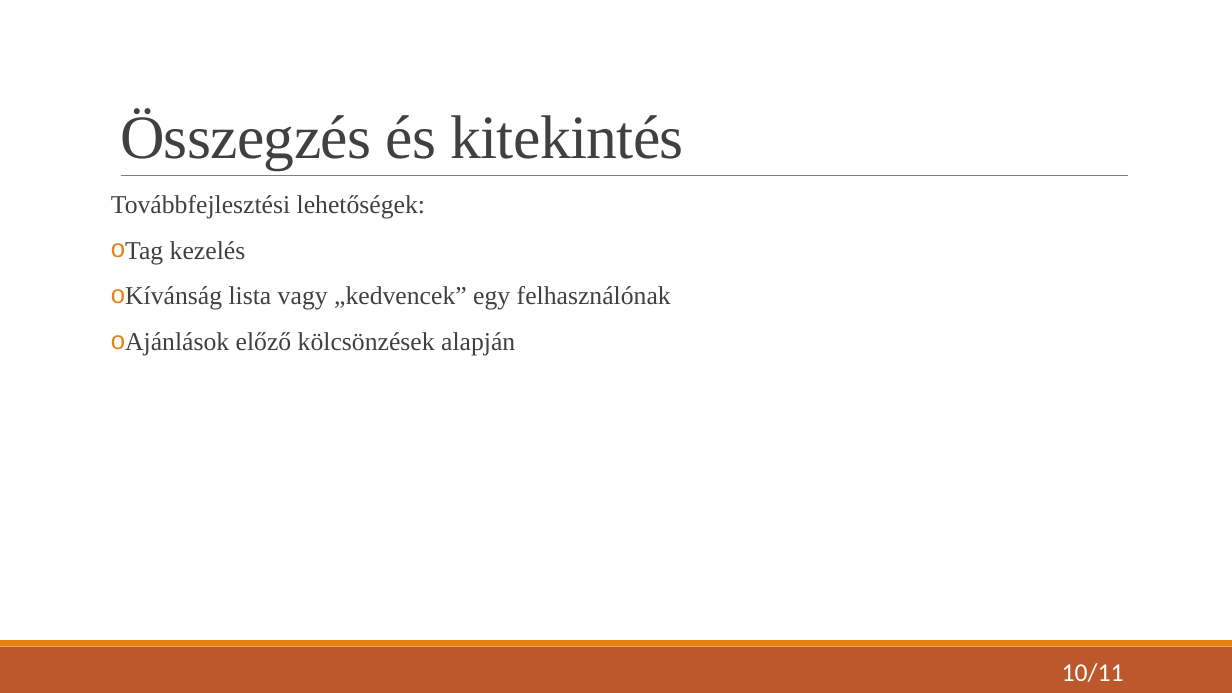
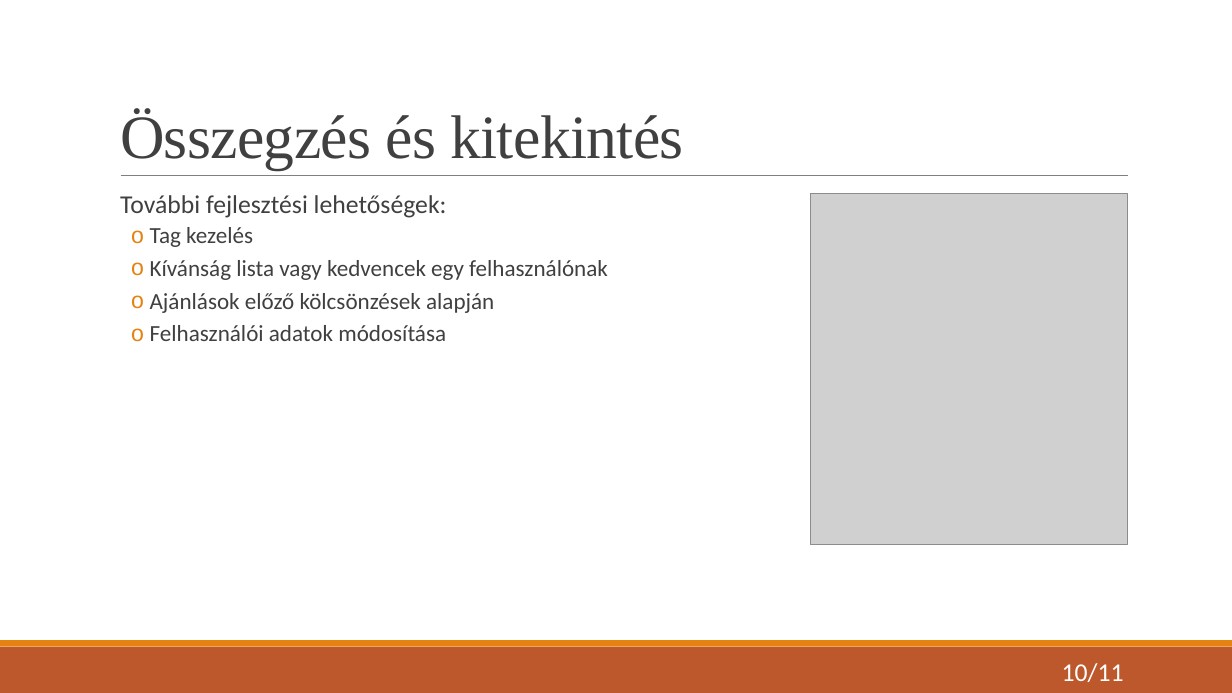
Before and after one commit to KristofKovacs2005/MediaHub, a slide deck: slide 10 of Vizsgaremek - Mediahub.pptx. Drawn at 1232x693 pixels with LibreOffice and Linux fonts; fonts in the diff are those of the drawing; grey boxes stand for pictures. Boxes give left, top, right and bottom in pixels: in the first picture for what was removed or moved away, otherwise in the second. Text is boxed around its words. In the diff, an @@ line names an element or a change of style, - is before the commit and + after.

```diff
--- a/Vizsgaremek - Mediahub.pptx
+++ b/Vizsgaremek - Mediahub.pptx
@@ text at bbox=[120, 195, 447, 218]: text changed; font Times New Roman to Calibri @@
-Továbbfejlesztési lehetőségek:
+  További fejlesztési lehetőségek:
@@ picture added at bbox=[811, 194, 1128, 545] @@
@@ text at bbox=[150, 227, 494, 313]: size 20 to 18 pt, font Times New Roman to Calibri in "Tag kezelés", "Ajánlások előző kölcsönzések alapján"; list level 1 to 2 in "Tag kezelés"; list level 1 to 2 in "Ajánlások előző kölcsönzések alapján" @@
@@ text at bbox=[150, 260, 608, 280]: text changed; size 20 to 18 pt; font Times New Roman to Calibri @@
-o Kívánság lista vagy „kedvencek” egy felhasználónak
+  o Kívánság lista vagy kedvencek egy felhasználónak
@@ text at bbox=[150, 325, 446, 341]: paragraph added @@
+  o Felhasználói adatok módosítása
```
Also in this commit, not shown: 10 other slides changed.
